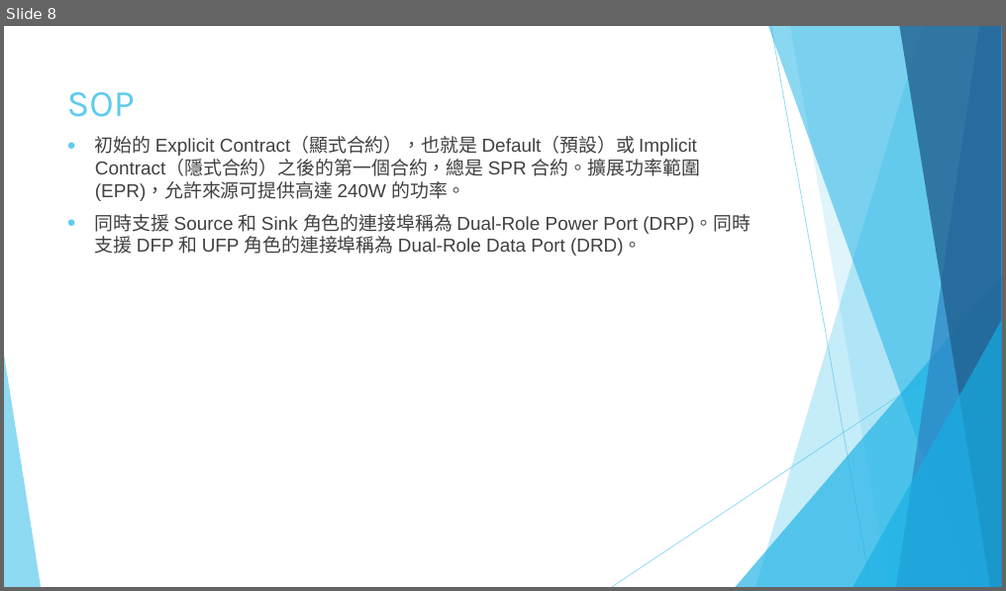
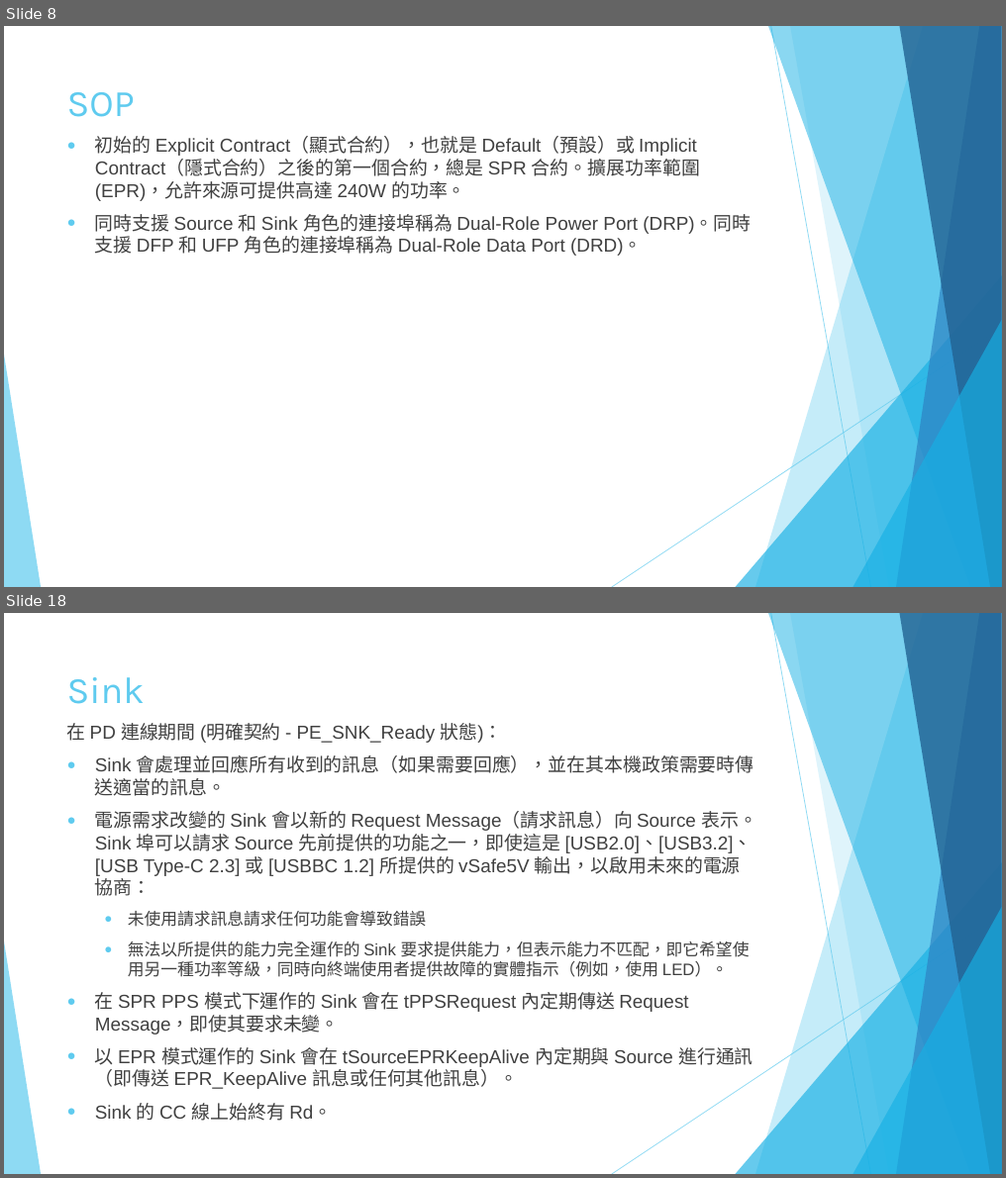
Before and after one commit to victorchan0617/CY4541, a slide deck: USB PD協議.pptx. Shown one above the other, each under a label of ours: slide 8 before the commit, slides 8 and 18 after it; the slides between them are not shown. The pictures are 1006x591 and 1006x1178 pixels, drawn with LibreOffice and Linux fonts; fonts in the diff are those of the drawing. Boxes give left, top, right and bottom in pixels: in the first picture for what was removed or moved away, otherwise in the second. Text is boxed around its words. In the diff, an @@ line names an element or a change of style, - is before the commit and + after.

```diff
--- a/USB PD協議.pptx
+++ b/USB PD協議.pptx
@@ slide 18 added at (4,613,1002,1174), background #FFFFFF; not listed: 10 template elements that a slide beside it also shows @@
@@ title added at (67,677,145,704), 36 pt, text #5FCBEF @@
+Sink
@@ text added at (67,723,757,1121), 18 pt, text #404040 @@
+在 PD 連線期間 (明確契約 - PE_SNK_Ready 狀態)：
+● Sink 會處理並回應所有收到的訊息（如果需要回應），並在其本機政策需要時傳送適當的訊息。
+● 電源需求改變的 Sink 會以新的 Request Message（請求訊息）向 Source 表示。Sink 埠可以請求 Source 先前提供的功能之一，即使這是 [USB2.0]、[USB3.2]、[USB Type-C 2.3] 或 [USBBC 1.2] 所提供的 vSafe5V 輸出，以啟用未來的電源協商：
+  ● 未使用請求訊息請求任何功能會導致錯誤
+  ● 無法以所提供的能力完全運作的 Sink 要求提供能力，但表示能力不匹配，即它希望使用另一種功率等級，同時向終端使用者提供故障的實體指示（例如，使用 LED）。
+● 在 SPR PPS 模式下運作的 Sink 會在 tPPSRequest 內定期傳送 Request Message，即使其要求未變。
+● 以 EPR 模式運作的 Sink 會在 tSourceEPRKeepAlive 內定期與 Source 進行通訊（即傳送 EPR_KeepAlive 訊息或任何其他訊息）。
+● Sink 的 CC 線上始終有 Rd。
```
Also in this commit, not shown: 1 slide changed, 48 other slides added.
